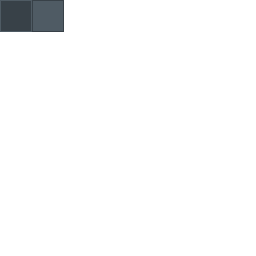
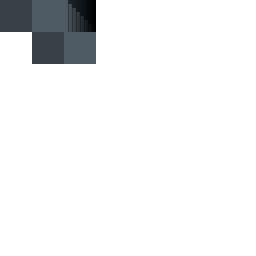
Revision of a layered 256×256 image; what changed, layer by layer:
added layer "Layer 3" (color burn) above "Layer 1" over [left=64, top=0, right=96, bottom=64]
showed "Layer 1", moved it above "Layer 2", painted on it over [left=0, top=0, right=96, bottom=64]
painted on "Layer 2" over [left=0, top=0, right=96, bottom=64]
